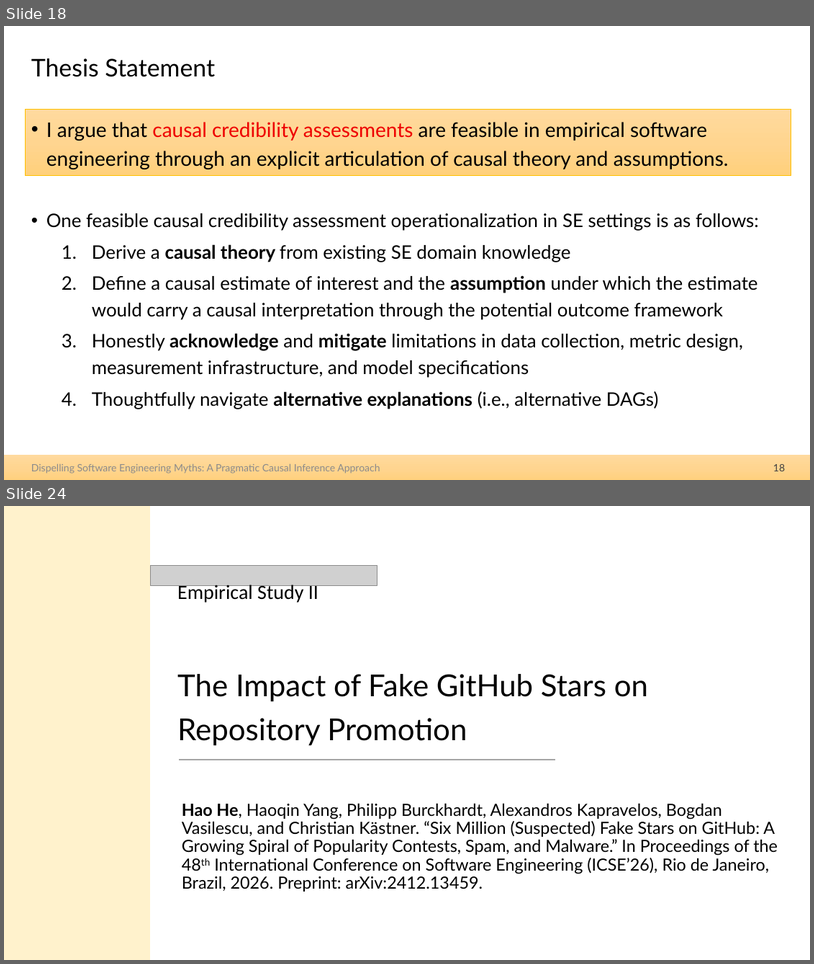
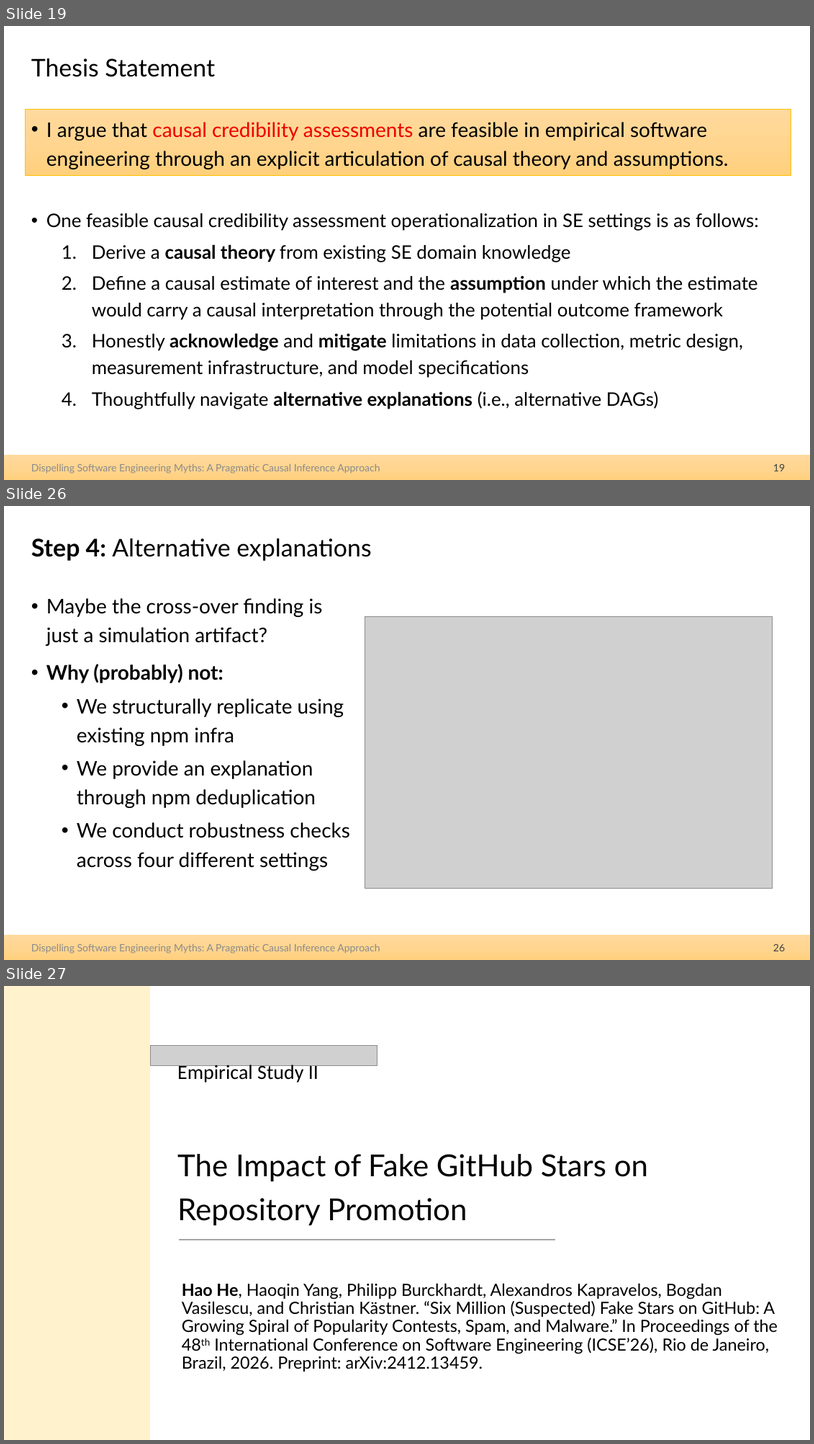
Before and after one commit to hehao98/Thesis, a slide deck: 2026.09.21-Thesis Defense.pptx. Shown one above the other, each under a label of ours: slides 18 and 24 before the commit, slides 19, 26 and 27 after it; the slides between them are not shown. The pictures are 814x964 and 814x1444 pixels, drawn with LibreOffice and Linux fonts; fonts in the diff are those of the drawing; grey boxes stand for pictures. Boxes give left, top, right and bottom in pixels: in the first picture for what was removed or moved away, otherwise in the second. Text is boxed around its words. In the diff, an @@ line names an element or a change of style, - is before the commit and + after.

```diff
--- a/2026.09.21-Thesis Defense.pptx
+++ b/2026.09.21-Thesis Defense.pptx
@@ slide 26 added at (x1=4, y1=506, x2=810, y2=960), background #FFFFFF; not listed: 1 template element that a slide beside it also shows @@
@@ title added at (x1=31, y1=538, x2=371, y2=561), 29 pt, text #000000 @@
+Step 4: Alternative explanations
@@ text added at (x1=46, y1=598, x2=350, y2=870), 24 pt, text #000000 @@
+• Maybe the cross-over finding is just a simulation artifact?
+• Why (probably) not:
+  • We structurally replicate using existing npm infra
+  • We provide an explanation through npm deduplication
+  • We conduct robustness checks across four different settings
@@ picture added at (x1=365, y1=617, x2=773, y2=888) @@
@@ text added at (x1=31, y1=944, x2=380, y2=953), 12 pt, text #8C8C8C @@
+Dispelling Software Engineering Myths: A Pragmatic Causal Inference Approach
@@ page number added at (x1=774, y1=944, x2=785, y2=951), 12 pt, text #404040 @@
+26
@@ what was slide 18 is now slide 19 @@
@@ page number at (x1=774, y1=464, x2=785, y2=471): text changed @@
-18
+19
@@ what was slide 24 is now slide 27 @@
```
Also in this commit, not shown: 10 slides changed, 14 other slides added, 5 slides removed.
